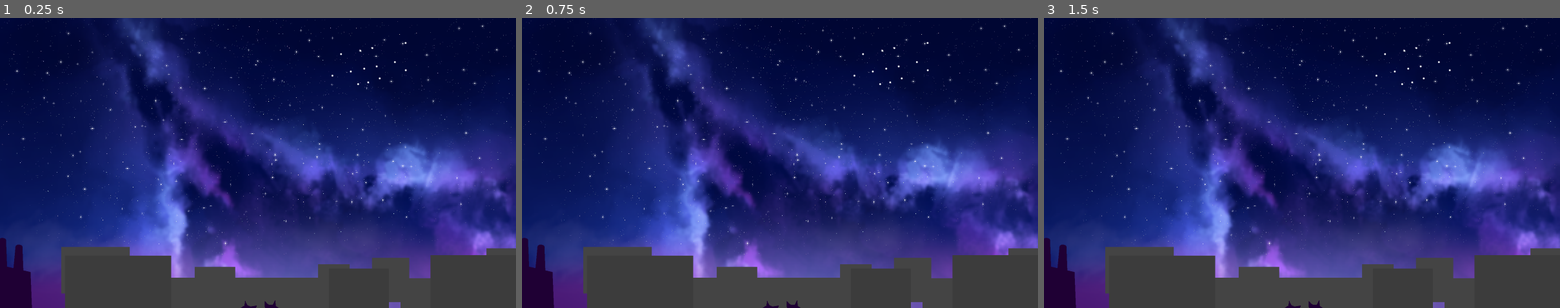
Above: before the commit, frames 1-3 (left to right).
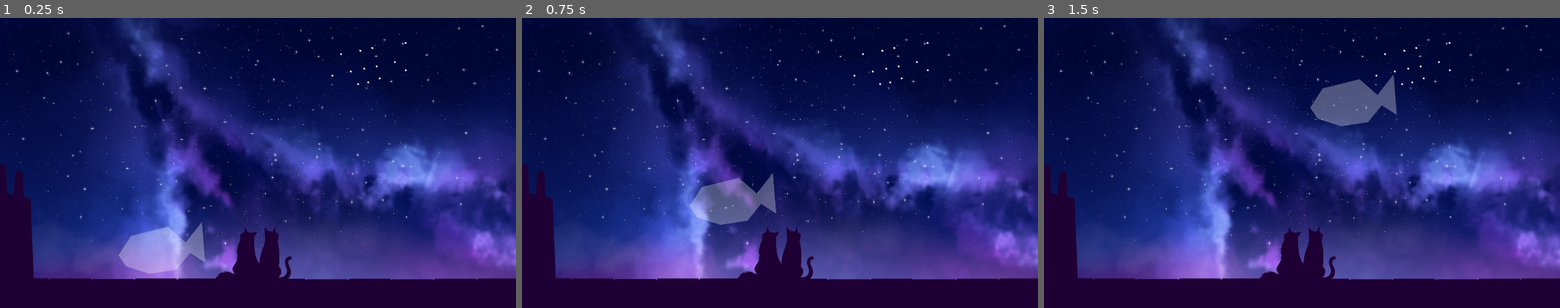
Above: after the commit, the same moments.

Repository: eilamg/Cosmicats
Game: Godot game, scene res://Main.tscn
The game is run twice, just before and just after one commit, with the same random seed, the same clock (stepped at 60 frames per second) and the same inputs.
Inputs (mouse positions are in pixels of both pictures, inside the frame that each line leads up to):
- Up to frame 1 (0.25 s): no input
- Up to frame 2 (0.75 s): tap Enter at 0.5 s; drag from (681, 247) to (831, 99) at 0.52 s
- Up to frame 3 (1.5 s): tap Space at 1.25 s; drag from (1198, 177) to (1203, 247) at 1.27 s

The runs differ from the first frame. In frame 1, 19% of the frame differs, in the area x 0-100%, y 50-100%; in frame 2, 19%; in frame 3, 19%, in the area x 0-100%, y 19-100%.

Commit message:
Update main

Diff:
--- /dev/null
+++ b/Main.gd
@@ -0,0 +1,5 @@
+extends Node2D
+
+
+func _ready():
+    Input.set_use_accumulated_input(false)
--- a/Main.tscn
+++ b/Main.tscn
@@ -1,22 +1,27 @@
-[gd_scene load_steps=10 format=2]
+[gd_scene load_steps=12 format=2]
 
 [ext_resource path="res://star/Star.tscn" type="PackedScene" id=1]
 [ext_resource path="res://constellations/Constellation.tscn" type="PackedScene" id=2]
-[ext_resource path="res://static_art/sky.png" type="Texture" id=3]
-[ext_resource path="res://static_art/fg.png" type="Texture" id=4]
+[ext_resource path="res://static_art/fg.png" type="Texture" id=3]
+[ext_resource path="res://static_art/sky.png" type="Texture" id=4]
 [ext_resource path="res://static_art/bg.png" type="Texture" id=5]
 [ext_resource path="res://constellations/fish/stars.png" type="Texture" id=6]
 [ext_resource path="res://constellations/fish/art.png" type="Texture" id=7]
 [ext_resource path="res://constellations/fish/skeleton.png" type="Texture" id=8]
 [ext_resource path="res://constellations/fish/silhouette.png" type="Texture" id=9]
+[ext_resource path="res://Main.gd" type="Script" id=10]
+
+[sub_resource type="RectangleShape2D" id=1]
+extents = Vector2( 148.146, 80.3629 )
 
 [node name="Main" type="Node2D"]
+script = ExtResource( 10 )
 
 [node name="Sky" type="CanvasLayer" parent="."]
 layer = 0
 
 [node name="sky" type="Sprite" parent="Sky"]
-texture = ExtResource( 3 )
+texture = ExtResource( 4 )
 centered = false
 __meta__ = {
 "_edit_lock_": true
@@ -73,13 +78,17 @@
 layer = 2
 
 [node name="bg" type="Sprite" parent="Foreground"]
+visible = false
 position = Vector2( 228, 853 )
 texture = ExtResource( 5 )
 centered = false
+__meta__ = {
+"_edit_lock_": true
+}
 
 [node name="fg" type="Sprite" parent="Foreground"]
-position = Vector2( 0, 819 )
-texture = ExtResource( 4 )
+position = Vector2( 0, 545 )
+texture = ExtResource( 3 )
 centered = false
 __meta__ = {
 "_edit_lock_": true
@@ -92,18 +101,22 @@
 position = Vector2( 602.075, 851.632 )
 visibility_flags = 2
 
-[node name="Stars" parent="Constellations/Fish" index="1"]
+[node name="Shape" parent="Constellations/Fish/Axis/Area" index="0"]
+shape = SubResource( 1 )
+
+[node name="Stars" parent="Constellations/Fish/Axis" index="1"]
 texture = ExtResource( 6 )
 
-[node name="Silhouette" parent="Constellations/Fish" index="2"]
+[node name="Silhouette" parent="Constellations/Fish/Axis" index="2"]
 visible = true
 texture = ExtResource( 9 )
 
-[node name="Skeleton" parent="Constellations/Fish" index="3"]
+[node name="Skeleton" parent="Constellations/Fish/Axis" index="3"]
 texture = ExtResource( 8 )
 
-[node name="Art" parent="Constellations/Fish" index="4"]
+[node name="Art" parent="Constellations/Fish/Axis" index="4"]
 visible = false
+modulate = Color( 0.215686, 0.658824, 0.619608, 1 )
 texture = ExtResource( 7 )
 
 [editable path="Constellations/Fish"]
